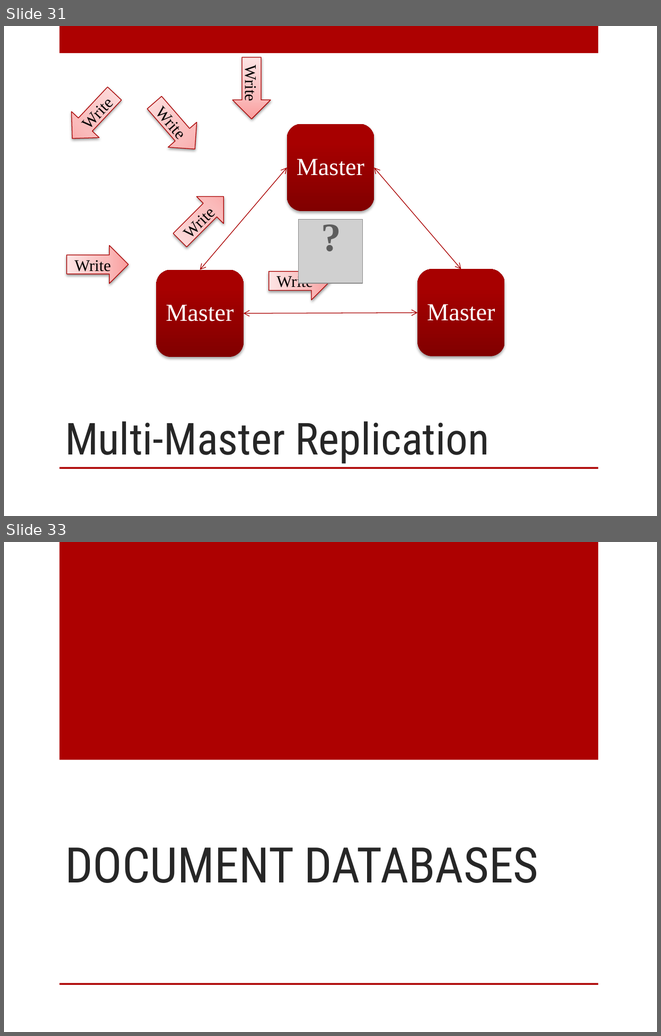
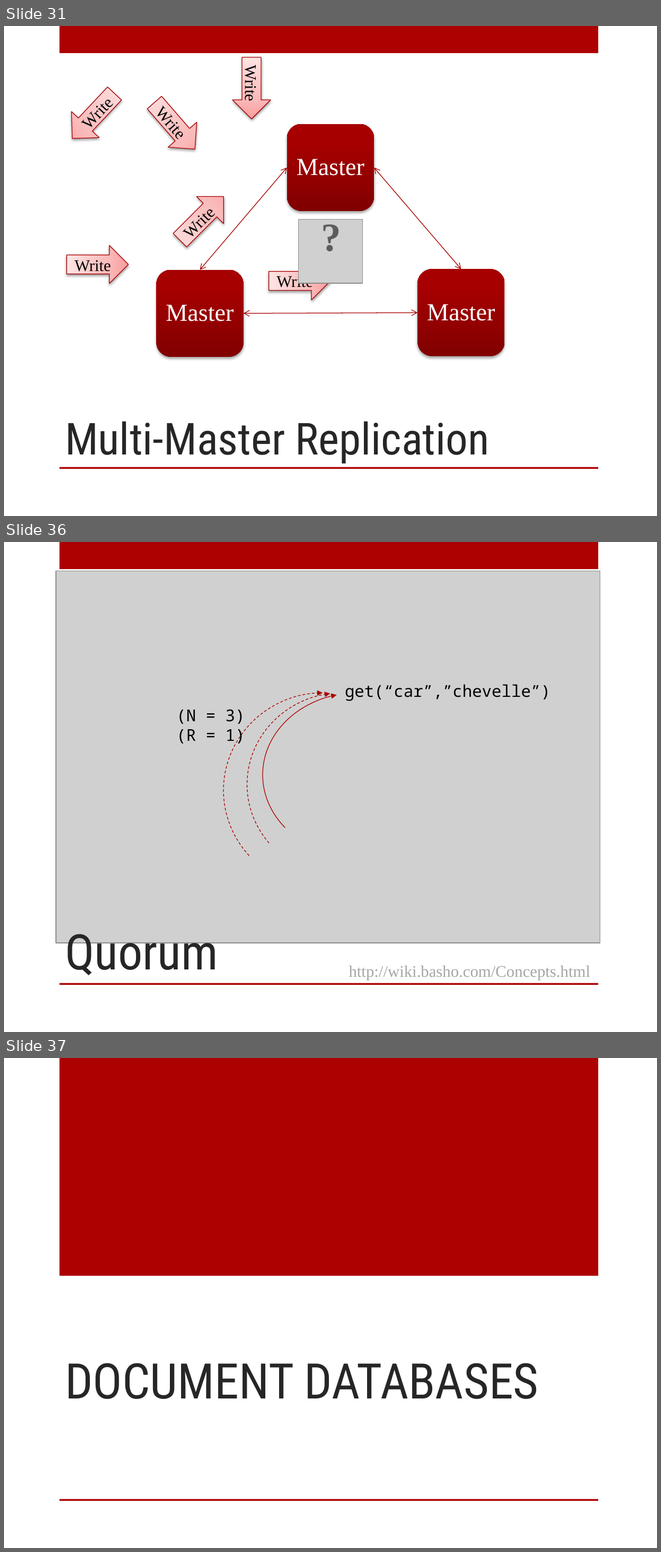
Before and after one commit to digitalBush/nosql-smackdown-talk, a slide deck: nosql-smackdown.pptx. Shown one above the other, each under a label of ours: slides 31 and 33 before the commit, slides 31, 36 and 37 after it; the slides between them are not shown. The pictures are 661x1036 and 661x1552 pixels, drawn with LibreOffice and Linux fonts; fonts in the diff are those of the drawing; grey boxes stand for pictures. Boxes give left, top, right and bottom in pixels: in the first picture for what was removed or moved away, otherwise in the second. Text is boxed around its words. In the diff, an @@ line names an element or a change of style, - is before the commit and + after.

Commit message:
Adding slides to explain quorums

```diff
--- a/nosql-smackdown.pptx
+++ b/nosql-smackdown.pptx
@@ slide 36 added at [4, 542, 657, 1032], background #FFFFFF; not listed: 2 template elements that a slide beside it also shows @@
@@ picture added at [55, 571, 600, 943] @@
@@ text added at [345, 684, 550, 701], 18 pt, text #000000 @@
+get(“car”,”chevelle”)
@@ arc (boxed as its full ellipse) added at [223, 693, 423, 888], outline #AA0000 0.75 pt dashed @@
@@ arc (boxed as its full ellipse) added at [247, 693, 438, 876], outline #AA0000 0.75 pt dashed @@
@@ arc (boxed as its full ellipse) added at [263, 693, 453, 857], outline #AA0000 0.75 pt @@
@@ text added at [176, 709, 245, 746], 18 pt, text #000000 @@
+(N = 3)
+(R = 1)
@@ title added at [65, 934, 218, 981], 54 pt, text #262626 @@
+Quorum
@@ text added at [349, 965, 590, 980], 18 pt, text #A6A6A6 @@
+http://wiki.basho.com/Concepts.html
@@ what was slide 33 is now slide 37 @@
```
Also in this commit, not shown: 1 slide changed, 3 other slides added.
